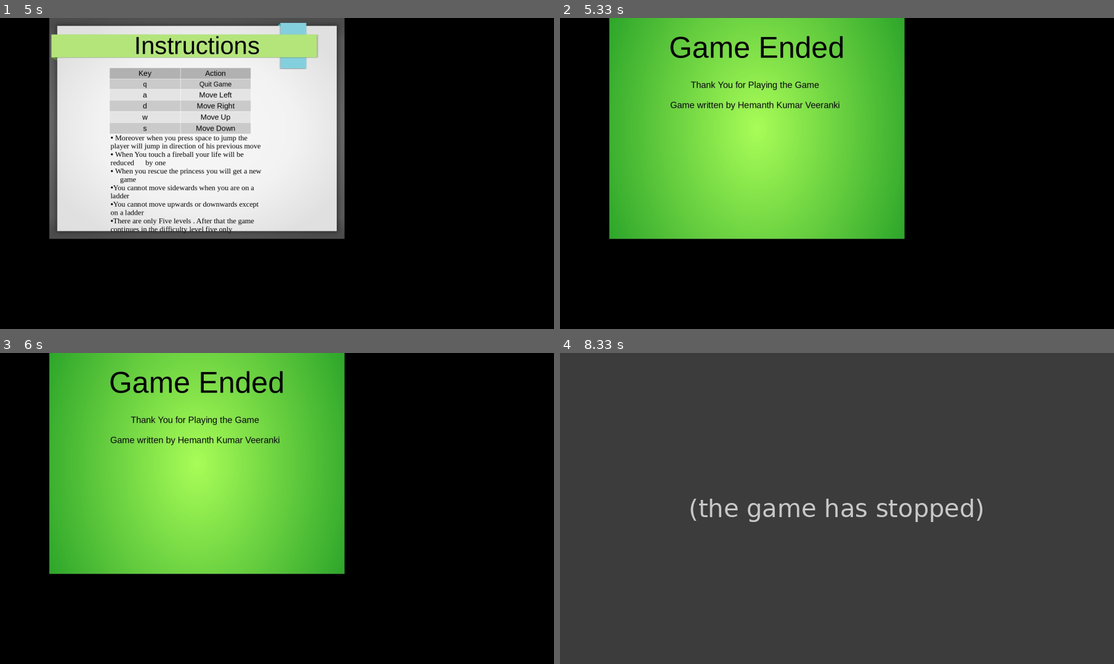
Above: before the commit, frames 1-4 (two rows, left to right).
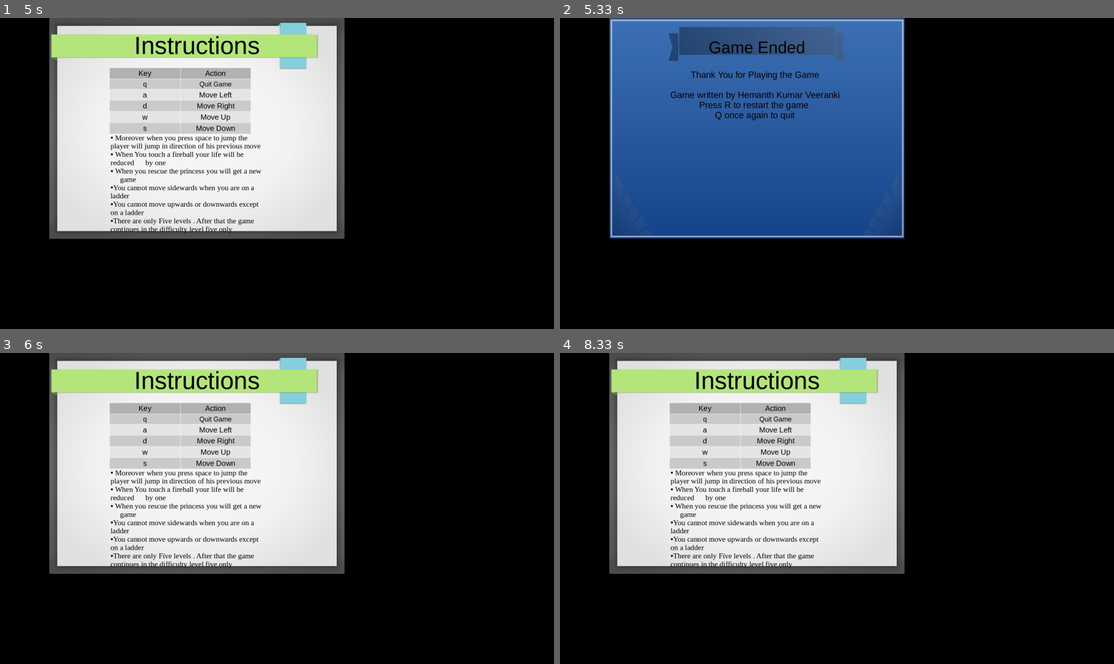
Above: after the commit, the same moments.

Repository: harry-7/my-first-pygame
Game: pygame game, started from main_game.py
Same seed, same stepped clock (60 frames per second), same inputs: the game is played once before the commit and once after it. The source is Python 2; it was converted automatically to run under Python 3.
Inputs:
- Up to frame 1 (5 s): no input
- Up to frame 2 (5.33 s): hold Q from 5.07 s (still down); hold A from 5.07 s (still down)
- Up to frame 3 (6 s): release Q at 5.53 s; release A at 5.53 s; hold R from 5.57 s (still down)
- Up to frame 4 (8.33 s): release R at 6.03 s

Frame 1 is identical in both runs. In frame 2, 38% of the frame differs, in the area x 8-63%, y 0-72%; in frame 3, 38%; in frame 4, 96%, in the area x 0-100%, y 0-100%.
Before the commit the program exited at 8.07 s; later frames show no game.

Commit message:
Added something to restart a game

Diff:
--- a/loader.py
+++ b/loader.py
@@ -113,6 +113,7 @@
             i+=1
         xpos=self.Xpos[3]+rand(2,30)
         ypos=self.Ypos[3]
+        if self.Map[ypos-1][xpos]==3:xpos+=2
         for j in range(6):
                 self.Map[min(ypos+j,28)][xpos]=3
         i=0
@@ -128,7 +129,6 @@
             for j in range(6):
                 if j!=mis:self.Map[min(ypos+j,28)][xpos]=3
             i+=1
-
 
     def DrawWalls(self,display):
 
--- a/main_game.py
+++ b/main_game.py
@@ -38,8 +38,6 @@
 
         """ This method runs the Game """
 
-        #Initialising pygame display
-        pygame.init()
 
         #Setting caption for window
 
@@ -64,6 +62,7 @@
         rect.move(0,0)
         display.blit(image,rect)
         pygame.display.update()
+        died=pygame.image.load('Died.jpg').convert()
         complete=pygame.image.load('Completion.png').convert()
         success=pygame.image.load('Success.png').convert()
 
@@ -224,17 +223,20 @@
                 fl=player.checkCollision(game.Map)
 	        if fl==3:
 		    GameEnd=True
-                    break
-
+                    brea1024
 	        elif fl==1:pass
 
                 else:
-                    time.sleep(1)
+                    rect=died.get_rect()
+                    rect.move(0,0)
+                    display.blit(died,rect)
+                    pygame.display.update()
 	            player.ypos=28
 	            player.xpos=2
 	            injump=False
 	            cnt=0
 	            player.side=0
+                    time.sleep(2)
 
                 x=player.xpos
 	        y=player.ypos
@@ -301,12 +303,16 @@
                 elif fl==1: pass
 
                 else:
-                    time.sleep(1)
+                    rect=died.get_rect()
+                    rect.move(0,0)
+                    display.blit(died,rect)
+                    pygame.display.update()
 	            player.ypos=28
 	            player.xpos=2
 	            injump=False
 	            cnt=0
 	            player.side=0
+                    time.sleep(2)
 
 	        #Moving the Monkey
 
@@ -327,23 +333,46 @@
 	        pygame.display.update()
 	        clock.tick(12)
 	        st+=1
-	        st%=64
+	        st%=1024
 
         #Displaying Final Words
 
-        display=pygame.display.set_mode((0,0),pygame.FULLSCREEN)
         image=pygame.image.load('FinalWords.jpg').convert()
+        fl=False
         rect=image.get_rect()
         rect.move(0,0)
-        display.blit(image,rect)
-
-        pygame.display.update()
-        time.sleep(3)
-
-        #Quitting
-
-        pygame.quit()
+	pygame.display.update()
+        myfl=False
+        while not fl:
+	    for i in pygame.event.get():
+	        if i.type==pygame.QUIT:
+                    return False
+                if i.type==pygame.KEYDOWN:
+                    myfl=True
+                    break
+            if myfl==True:
+                states=pygame.key.get_pressed()
+                if states[pygame.K_q]==1:
+                    fl=True
+                if states[pygame.K_r]==1:
+                    return True
+            rect=image.get_rect()
+            rect.move(0,0)
+            display.blit(image,rect)
+            pygame.display.update()
+
+        return False
+
 if __name__=="__main__":
+
+    #Initialising pygame display
+    pygame.init()
+
     Game=Gameloader()
-    Game.Gameloop()
+    fl=Game.Gameloop()
+    while fl==True:
+        fl=Game.Gameloop()
+
+    #Quitting
+    pygame.quit()
     exit(0)
Binary file added: Died.jpg
Binary file changed: FinalWords.jpg
Binary file changed: fireball.jpg
Not shown, added: .main_game.py.swp
Not shown, changed: loader.pyc
